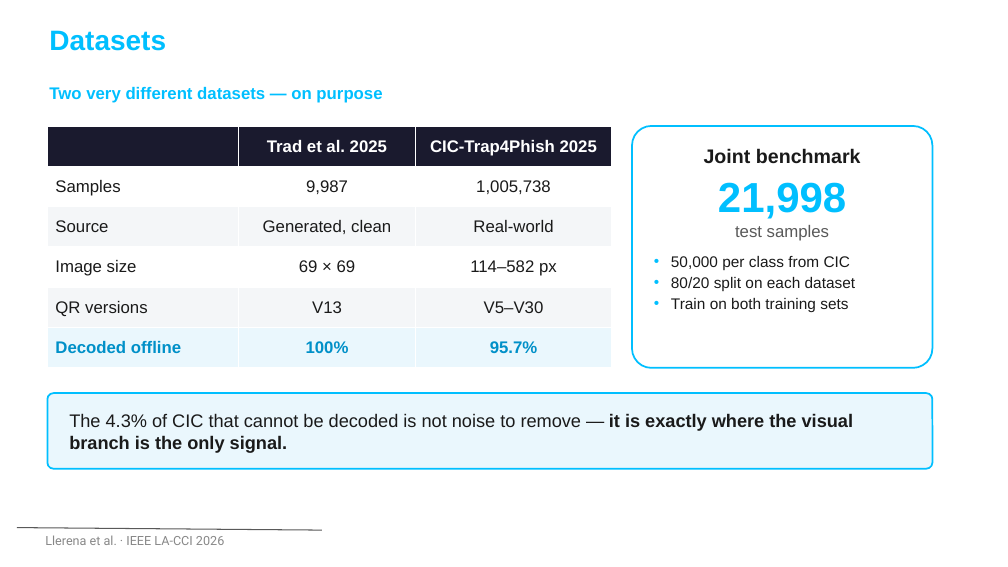
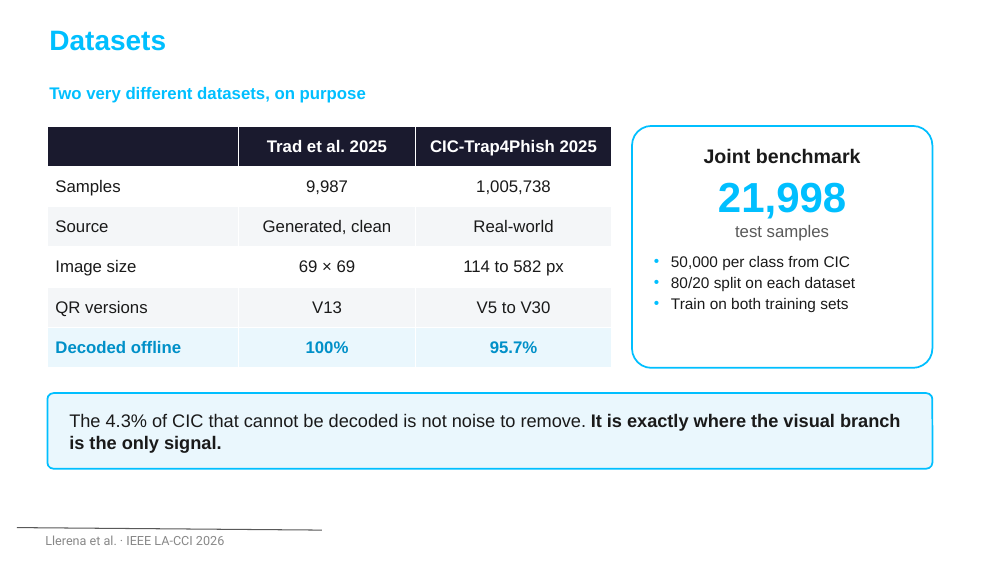
Before and after one commit to nicolasllerenas/Multimodal-Quishing-Detection-Framework, a slide deck: slide 19 of Q-Shield_LACCI2026_Presentacion.pptx (slide 15 before the commit). Drawn at 1008x567 pixels with LibreOffice and Linux fonts; fonts in the diff are those of the drawing; background and template pictures are left out. Boxes give left, top, right and bottom in pixels: in the first picture for what was removed or moved away, otherwise in the second. Text is boxed around its words. In the diff, an @@ line names an element or a change of style, - is before the commit and + after.

```diff
--- a/Q-Shield_LACCI2026_Presentacion.pptx
+++ b/Q-Shield_LACCI2026_Presentacion.pptx
@@ text at bbox=[49, 87, 366, 103]: text changed @@
-Two very different datasets — on purpose
+Two very different datasets, on purpose
@@ table at bbox=[47, 126, 612, 368] @@
-row 4, column 3: 114–582 px
+row 4, column 3: 114 to 582 px
-row 5, column 3: V5–V30
+row 5, column 3: V5 to V30
@@ text in rounded rectangle at bbox=[69, 413, 901, 453]: text changed @@
-The 4.3% of CIC that cannot be decoded is not noise to remove — it is exactly where the visual branch is the only signal.
+The 4.3% of CIC that cannot be decoded is not noise to remove. It is exactly where the visual branch is the only signal.
```
Also in this commit, not shown: 18 other slides changed, 4 slides added, 3 other files.
